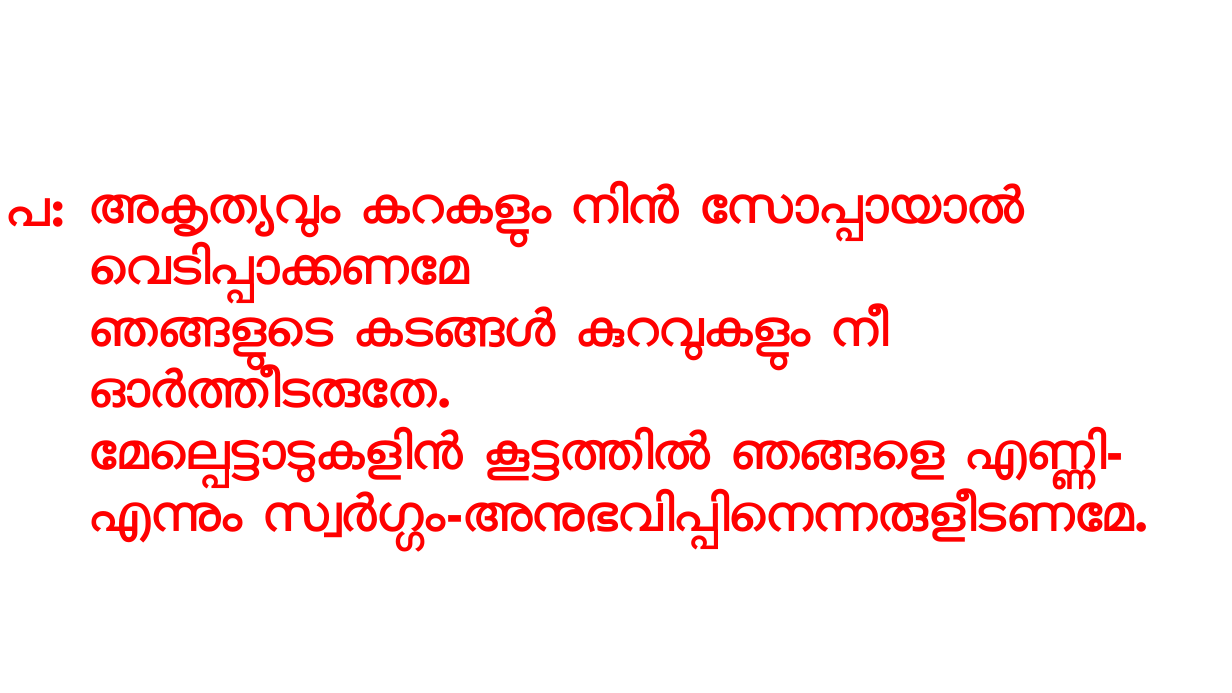
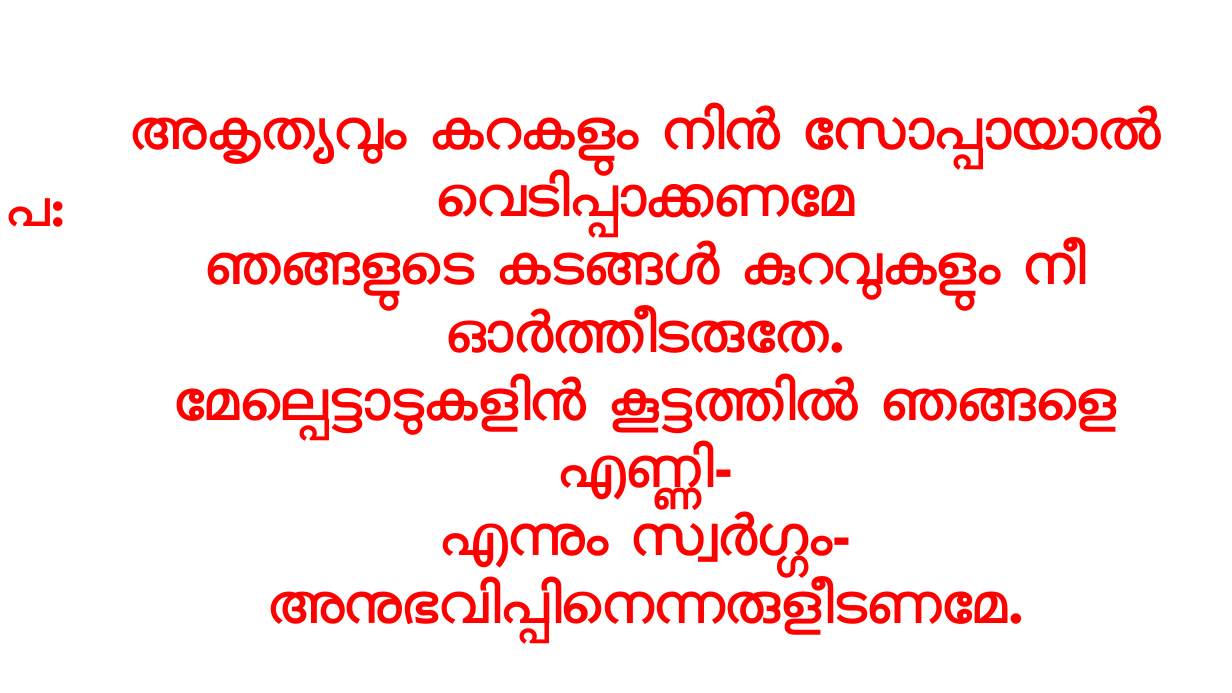
Before and after one commit to gijocode/Church_PPT_Utility, a slide deck: slide 138 of templates/malayalam_service_template.pptx. Drawn at 1232x693 pixels with LibreOffice and Linux fonts; fonts in the diff are those of the drawing. Boxes give left, top, right and bottom in pixels: in the first picture for what was removed or moved away, otherwise in the second. Text is boxed around its words. In the diff, an @@ line names an element or a change of style, - is before the commit and + after.

```diff
--- a/templates/malayalam_service_template.pptx
+++ b/templates/malayalam_service_template.pptx
@@ text "അകൃത്യവും കറകളും നിന്‍ സോപ്പായാല്‍ വെടിപ്പാക്കണമേ" moved from (x1=90, y1=183, x2=1149, y2=545) to (x1=131, y1=104, x2=1161, y2=638) @@
@@ text "അകൃത്യവും കറകളും നിന്‍ സോപ്പായാല്‍ വെടിപ്പാക്കണമേ" at (x1=131, y1=104, x2=1161, y2=638): size 40 to 44 pt; alignment left to centre @@
```
Also in this commit, not shown: 18 other slides changed, 1 other file.
